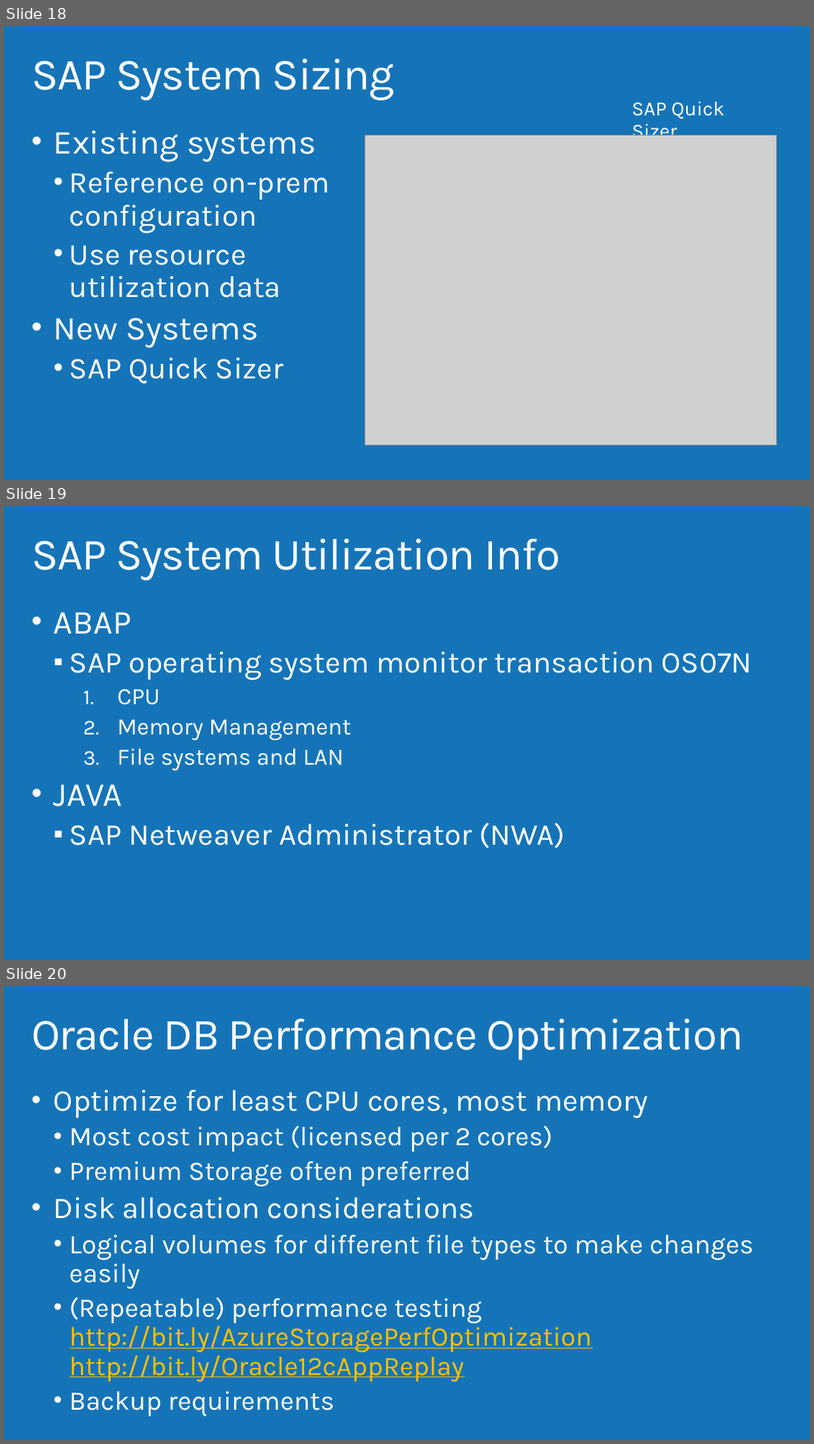
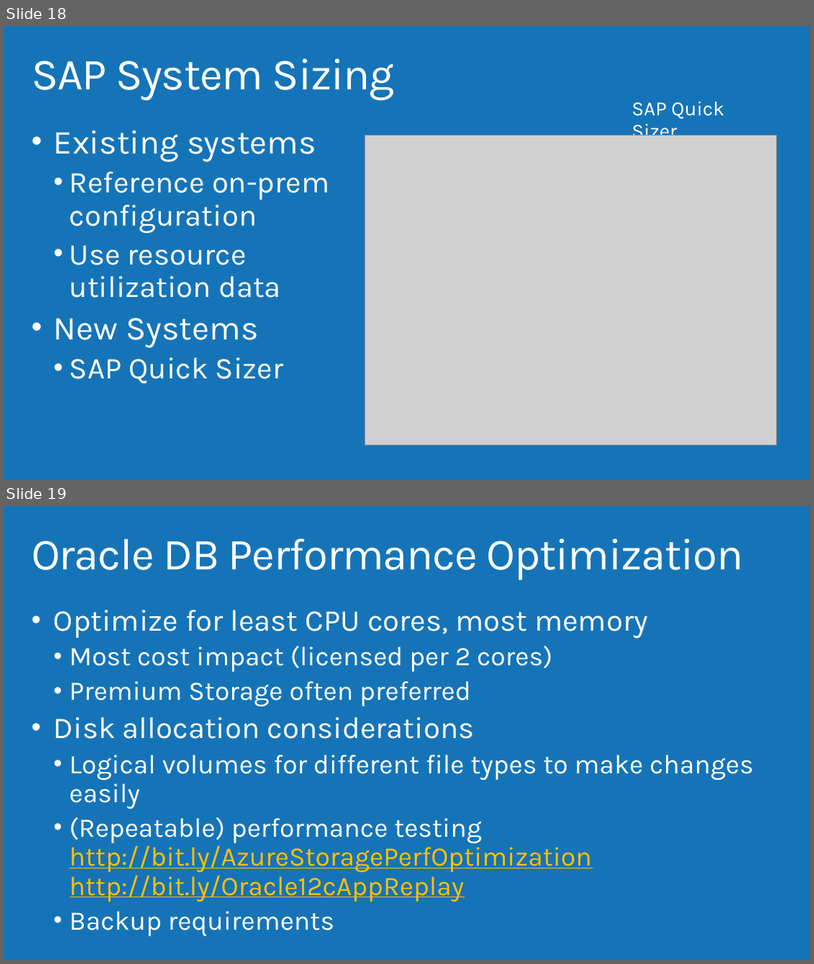
Before and after one commit to AzureCAT-GSI/Advanced-Workloads-On-Azure, a slide deck: Advanced Workloads on Azure.pptx. Shown one above the other, each under a label of ours: slides 18, 19 and 20 before the commit, slides 18 and 19 after it. The pictures are 814x1444 and 814x964 pixels, drawn with LibreOffice and Linux fonts; fonts in the diff are those of the drawing; grey boxes stand for pictures; background and template pictures are left out. Boxes give left, top, right and bottom in pixels: in the first picture for what was removed or moved away, otherwise in the second. Text is boxed around its words. In the diff, an @@ line names an element or a change of style, - is before the commit and + after.

```diff
--- a/Advanced Workloads on Azure.pptx
+++ b/Advanced Workloads on Azure.pptx
@@ slide 19 removed at bbox=[4, 506, 810, 960], background #1574B8 @@
@@ title removed at bbox=[31, 538, 561, 581] @@
-SAP System Utilization Info
@@ text removed at bbox=[54, 612, 753, 848] @@
-• ABAP
-  ▪ SAP operating system monitor transaction OS07N
-      1. CPU
-      2. Memory Management
-      3. File systems and LAN
-• JAVA
-  ▪ SAP Netweaver Administrator (NWA)
@@ what was slide 20 is now slide 19 @@
```
Also in this commit, not shown: 5 slides changed.
